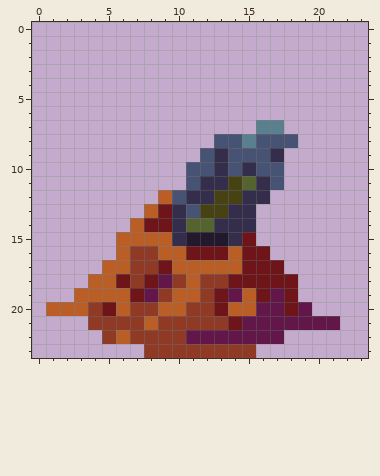
Pixel-art sprite, stored at images/energyitem-default-007.png. The picture above is the old version.
The file is 24x24 pixels. The old version is drawn lined up with the new one.
The result:
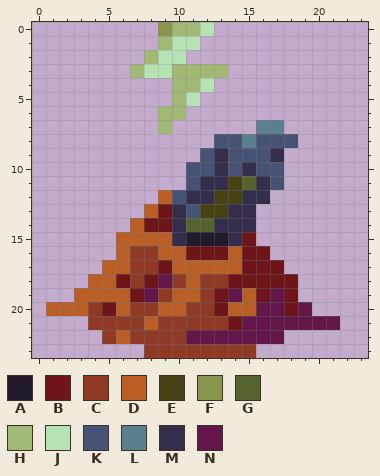
Palette (. is transparent): A #23192d  B #6f1519  C #903a25  D #bb5e25  E #474214  F #89954c  G #55632e  H #a1b974  J #b6e3b3  K #465374  L #5a8090  M #342e4c  N #631649
Diff:
whole drawing moved by +0,+3 (the old picture is shown already moved)
y 0: x 9..12 .... -> FHHJ
y 1: x 9..11 ... -> HJJ
y 2: x 8..10 ... -> HJJ
y 3: x 7..13 ....... -> HJJHHHH
y 4: x 10..12 ... -> HHJ
y 5: x 10..11 .. -> HJ
y 6: x 9..10 .. -> HH
y 7: x 9 . -> H
